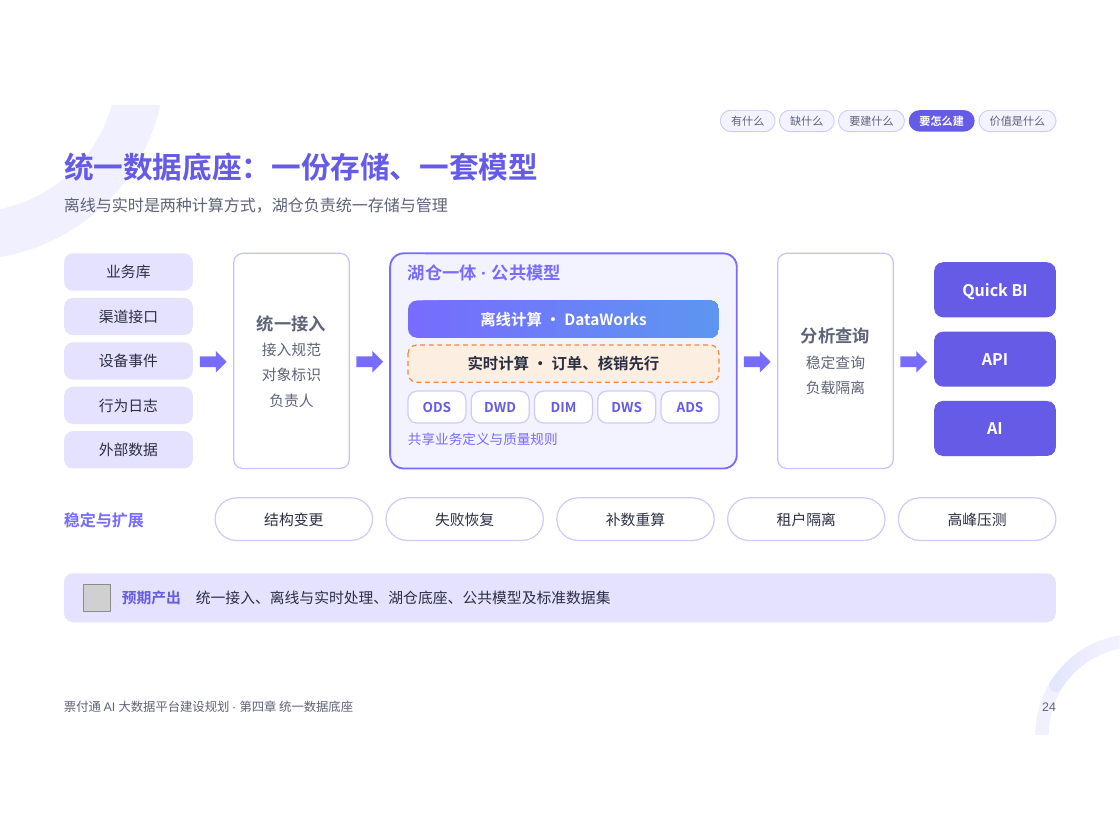
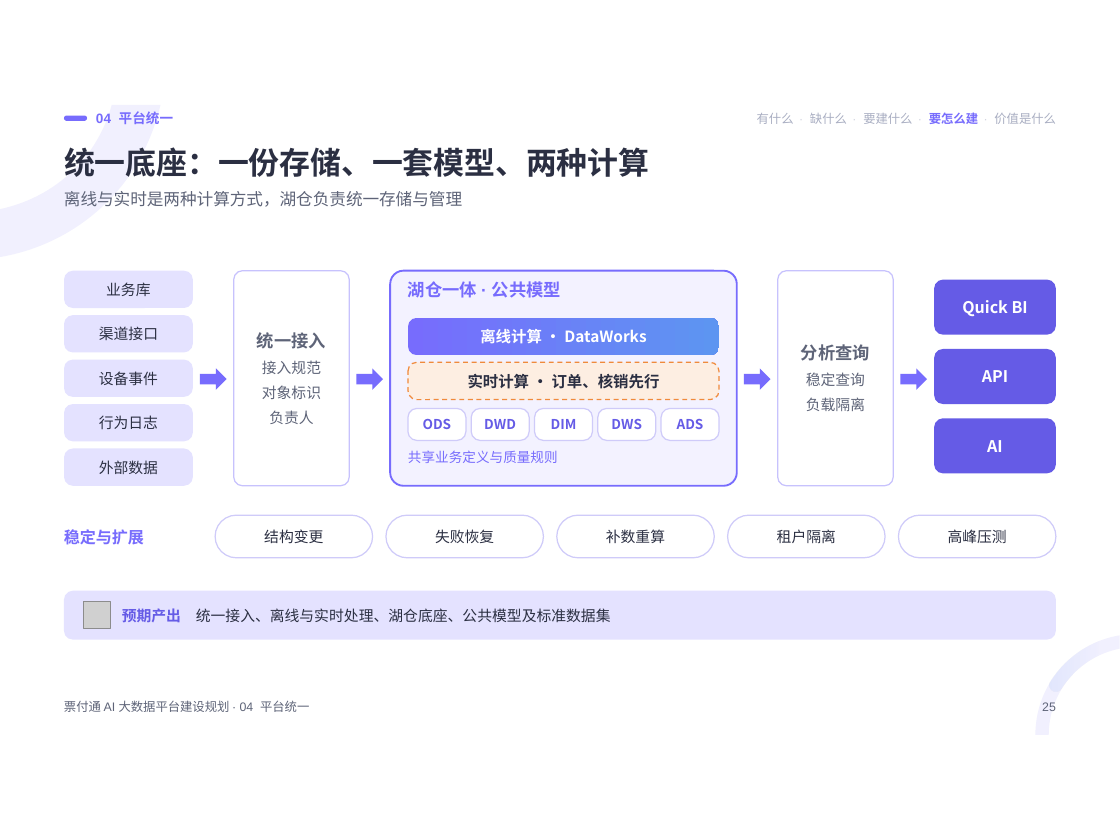
Before and after one commit to keanying/relevance, a slide deck: slide 25 of 票付通AI大数据平台建设规划.pptx (slide 24 before the commit). Drawn at 1120x840 pixels with LibreOffice and Linux fonts; fonts in the diff are those of the drawing; grey boxes stand for pictures. Boxes give left, top, right and bottom in pixels: in the first picture for what was removed or moved away, otherwise in the second. Text is boxed around its words. In the diff, an @@ line names an element or a change of style, - is before the commit and + after.

```diff
--- a/票付通AI大数据平台建设规划.pptx
+++ b/票付通AI大数据平台建设规划.pptx
@@ rounded rectangle added at (64, 116, 87, 121), fill #776CFD @@
@@ text added at (96, 111, 173, 124), 11 pt, text #776CFD, bold @@
+04 平台统一
@@ rounded rectangle removed at (720, 110, 774, 132) @@
-有什么
@@ text added at (757, 112, 1056, 124), 10 pt, text #A9AEC2 @@
+有什么 · 缺什么 · 要建什么 · 要怎么建 · 价值是什么
@@ rounded rectangle removed at (780, 110, 834, 132) @@
-缺什么
@@ rounded rectangle removed at (838, 110, 904, 132) @@
-要建什么
@@ rounded rectangle removed at (908, 110, 974, 132) @@
-要怎么建
@@ rounded rectangle removed at (980, 110, 1056, 132) @@
-价值是什么
@@ title at (64, 147, 649, 177): text changed; size 24 to 25 pt; text colour #655BE6 to #2B2F42 @@
-统一数据底座：一份存储、一套模型
+统一底座：一份存储、一套模型、两种计算
@@ text "离线与实时是两种计算方式，湖仓负责统一存储与管理" at (64, 191, 462, 207): size 13 to 13.5 pt @@
@@ 4 rounded rectangles, 1 text: place and size @@
-4 rounded rectangles, 1 text at (408, 262, 1056, 456)
+4 rounded rectangles, 1 text at (408, 280, 1056, 474)
@@ 20 rounded rectangles, 4 right arrows, 3 texts, 1 picture: place and size @@
-20 rounded rectangles, 4 right arrows, 3 texts, 1 picture at (64, 253, 1056, 622)
+20 rounded rectangles, 4 right arrows, 3 texts, 1 picture at (64, 270, 1056, 639)
@@ text at (64, 700, 309, 712): text changed @@
-票付通 AI 大数据平台建设规划 · 第四章 统一数据底座
+票付通 AI 大数据平台建设规划 · 04 平台统一
@@ text at (1042, 702, 1056, 711): text changed @@
-24
+25
```
Also in this commit, not shown: 51 other slides changed, 1 slide added, 1 slide removed.
